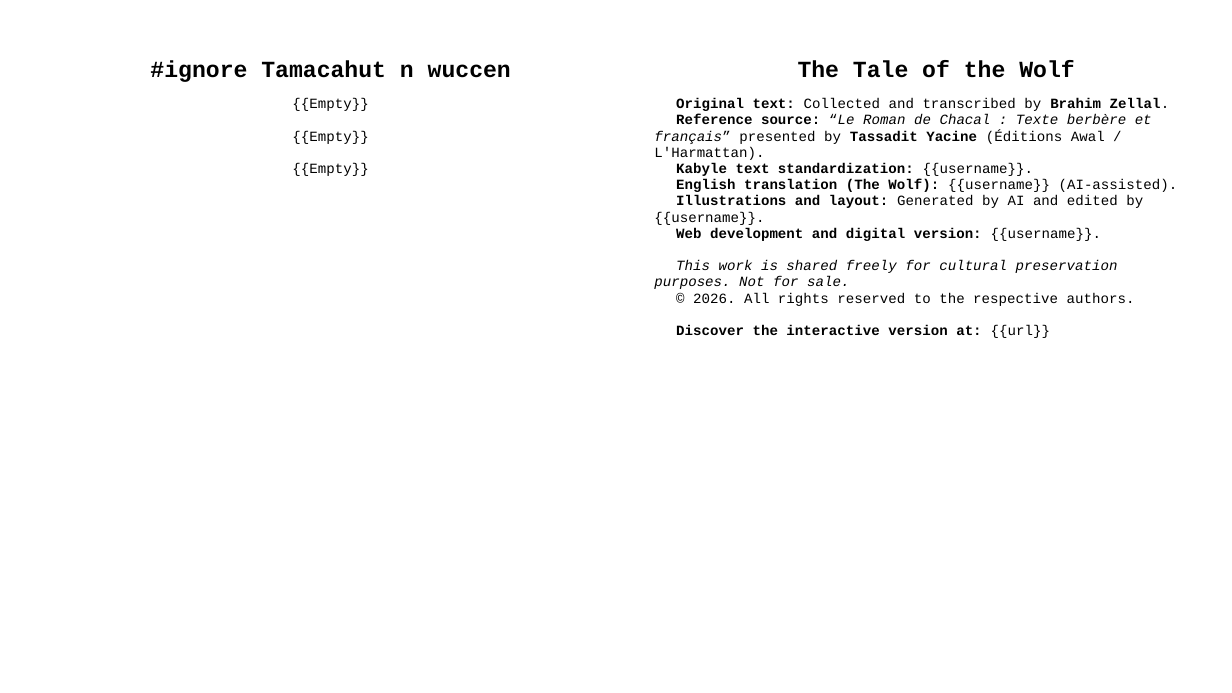
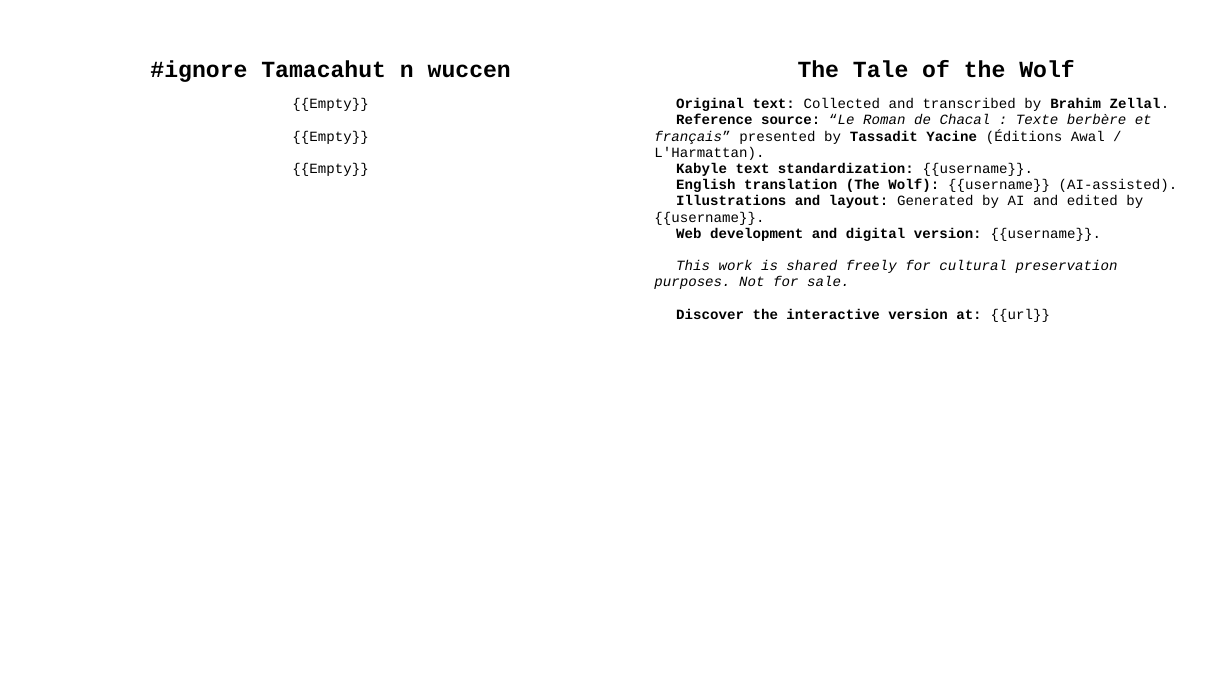
Before and after one commit to sferhah/tamacahut_n_wuccen, a slide deck: slide 2 of Uccen.ConsoleApp/Resources/pptx/uccen.eng.pptx. Drawn at 1232x693 pixels with LibreOffice and Linux fonts; fonts in the diff are those of the drawing. Boxes give left, top, right and bottom in pixels: in the first picture for what was removed or moved away, otherwise in the second. Text is boxed around its words. In the diff, an @@ line names an element or a change of style, - is before the commit and + after.

```diff
--- a/Uccen.ConsoleApp/Resources/pptx/uccen.eng.pptx
+++ b/Uccen.ConsoleApp/Resources/pptx/uccen.eng.pptx
@@ table at (30, 15, 1205, 668) @@
-row 3, column 3: Original text: Collected and transcribed by Brahim Zellal. / Reference source: “Le Roman de Chacal : Texte berbère et français” presented by Tassadit Yacine (Éditions Awal / L'Harmattan). / Kabyle text standardization: {{username}}. / English translation (The Wolf): {{username}} (AI-assisted). / Illustrations and layout: Generated by AI and edited by {{username}}. / Web development and digital version: {{username}}. / This work is shared freely for cultural preservation purposes. Not for sale. / © 2026. All rights reserved to the respective authors. / Discover the interactive version at: {{url}}
+row 3, column 3: Original text: Collected and transcribed by Brahim Zellal. / Reference source: “Le Roman de Chacal : Texte berbère et français” presented by Tassadit Yacine (Éditions Awal / L'Harmattan). / Kabyle text standardization: {{username}}. / English translation (The Wolf): {{username}} (AI-assisted). / Illustrations and layout: Generated by AI and edited by {{username}}. / Web development and digital version: {{username}}. / This work is shared freely for cultural preservation purposes. Not for sale. / Discover the interactive version at: {{url}}
```
Also in this commit, not shown: 1 other slide changed, 7 other files.
